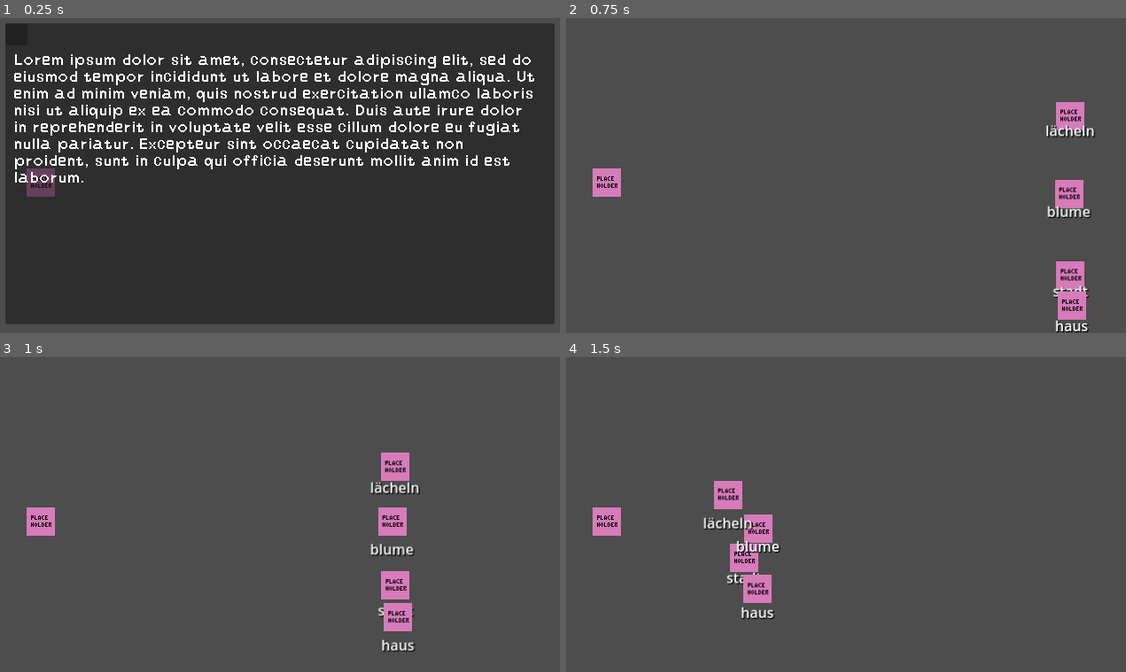
Above: before the commit, frames 1-4 (two rows, left to right).
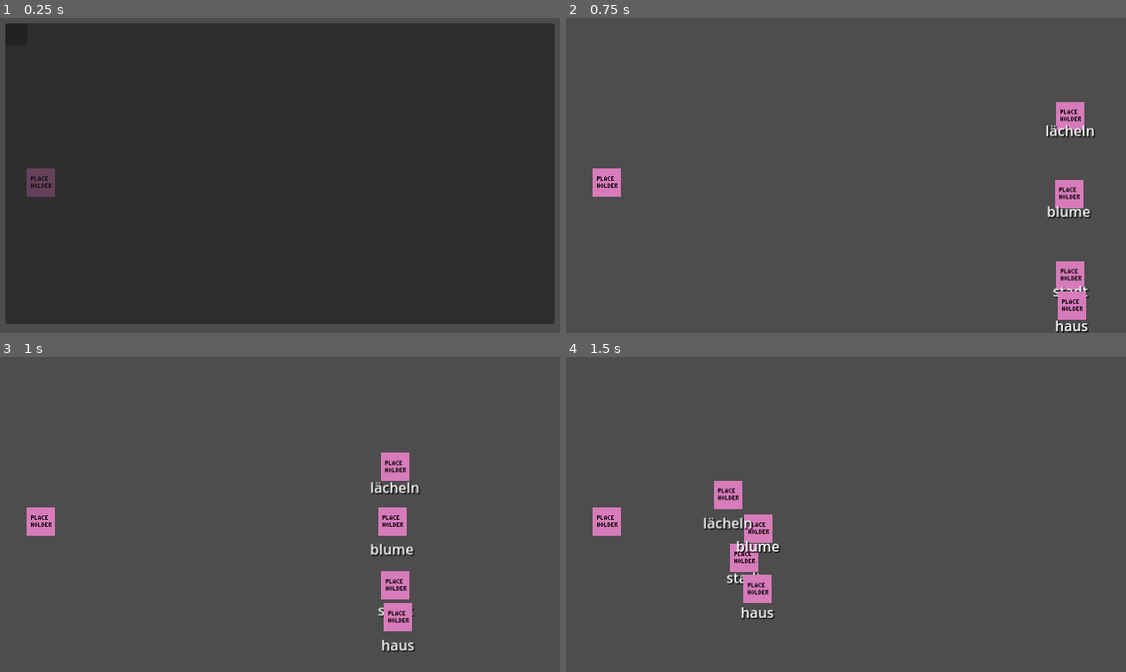
Above: after the commit, the same moments.

Repository: lehmius/typing-tides
Game: Godot game, scene res://scenes/popup.tscn
Same seed, same stepped clock (60 frames per second), same inputs: the game is played once before the commit and once after it. This scene is started directly instead of the project's main scene. The engine's default icon, where the game draws it, is replaced by a stand-in: a white triangle on a blue panel in a dark square.
Inputs (mouse positions are in pixels of both pictures, inside the frame that each line leads up to):
- Up to frame 1 (0.25 s): no input
- Up to frame 2 (0.75 s): click (582, 33) at 0.5 s
- Up to frame 3 (1 s): no input
- Up to frame 4 (1.5 s): tap Enter at 1.25 s

The runs differ from the first frame. In frame 1, 6.8% of the frame differs, in the area x 2-96%, y 11-53%; in frame 2, nothing differs; in frame 3, nothing differs; in frame 4, nothing differs.

Commit message:
Added functionality to set text from the scene instantiating the popup.

Diff:
--- a/scenes/popup.tscn
+++ b/scenes/popup.tscn
@@ -57,7 +57,5 @@
 theme_override_constants/line_separation = 3
 theme_override_fonts/normal_font = ExtResource("2_cpc1a")
 bbcode_enabled = true
-text = "Lorem ipsum dolor sit amet, consectetur adipiscing elit, sed do eiusmod tempor incididunt ut labore et dolore magna aliqua. Ut enim ad minim veniam, quis nostrud exercitation ullamco laboris nisi ut aliquip ex ea commodo consequat. Duis aute irure dolor in reprehenderit in voluptate velit esse cillum dolore eu fugiat nulla pariatur. Excepteur sint occaecat cupidatat non proident, sunt in culpa qui officia deserunt mollit anim id est laborum.
-"
 
 [connection signal="button_down" from="Panel/MenuBar/Button" to="." method="_on_button_button_down"]
--- a/scripts/popup.gd
+++ b/scripts/popup.gd
@@ -1,10 +1,17 @@
+class_name popupPanel
+
 extends Control
+
+@export_multiline var text:String = ""
+@onready var rich_text_label:RichTextLabel = $Panel/VBoxContainer/MarginContainer/RichTextLabel
 
 func _ready() -> void:
 	Engine.set_time_scale(0)
-
-
+	set_text(text)
 
 func _on_button_button_down() -> void:
 	Engine.set_time_scale(1.0)
 	queue_free() # Replace with function body.
+
+func set_text(text:String):
+	rich_text_label.append_text(text)
